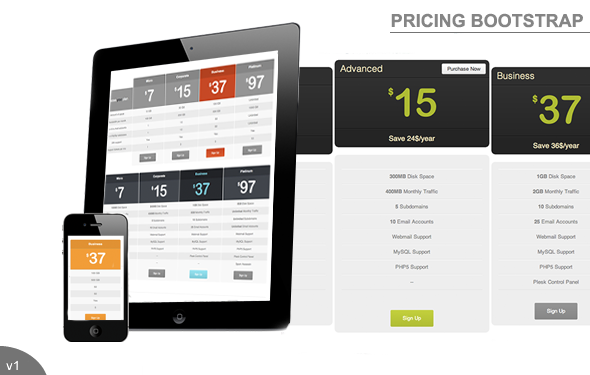
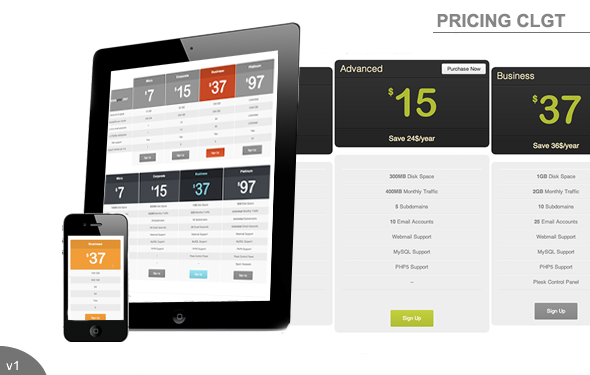
The second 590 x 375 image is a revision of the first. Changes to its layers:
painted on "Background copy" (1st of 2) over [390,13,433,33]
renamed "PRICING BOOTSTRAP" to "PRICING CLGT", painted on it over [391,13,583,28]
